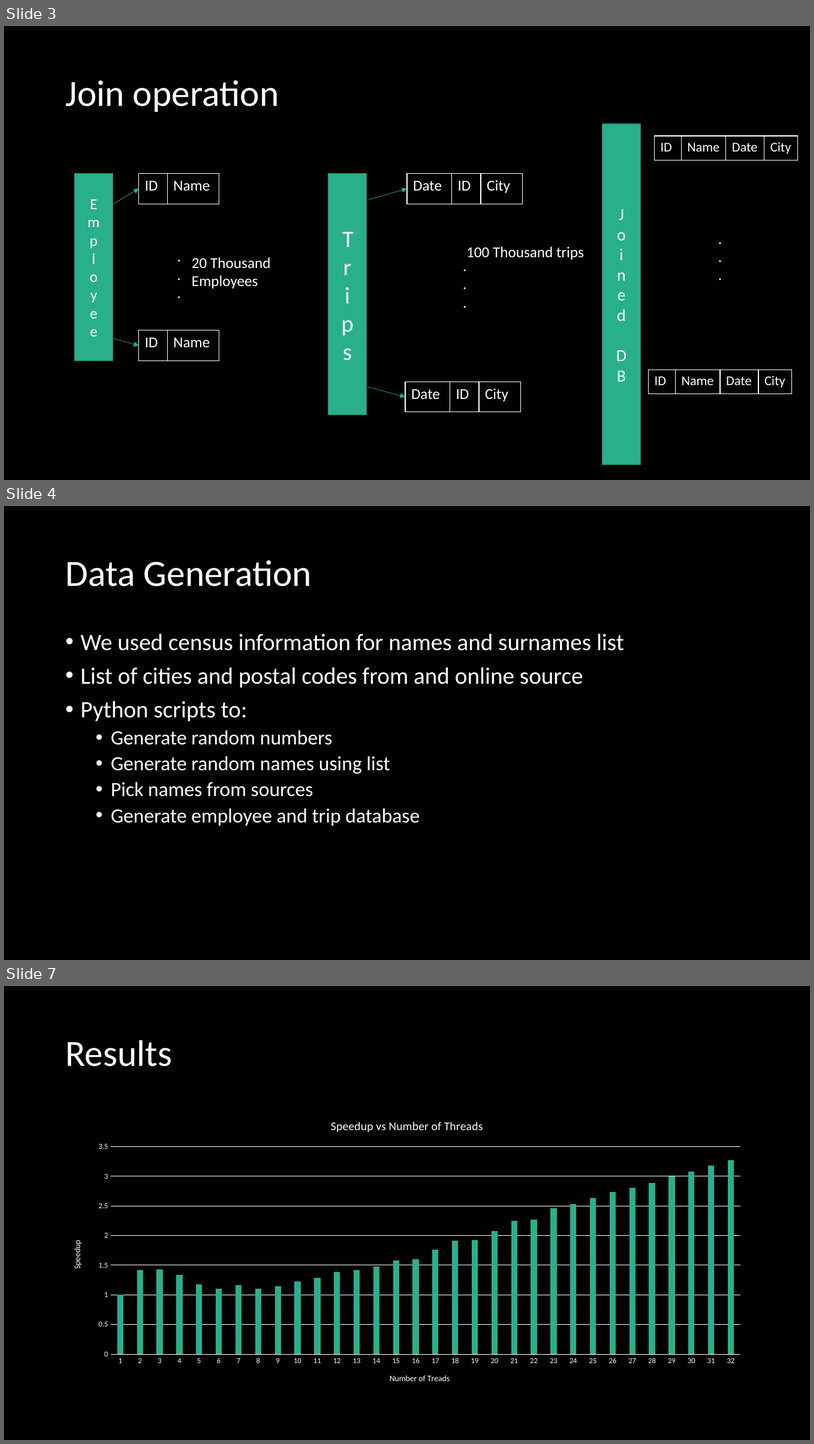
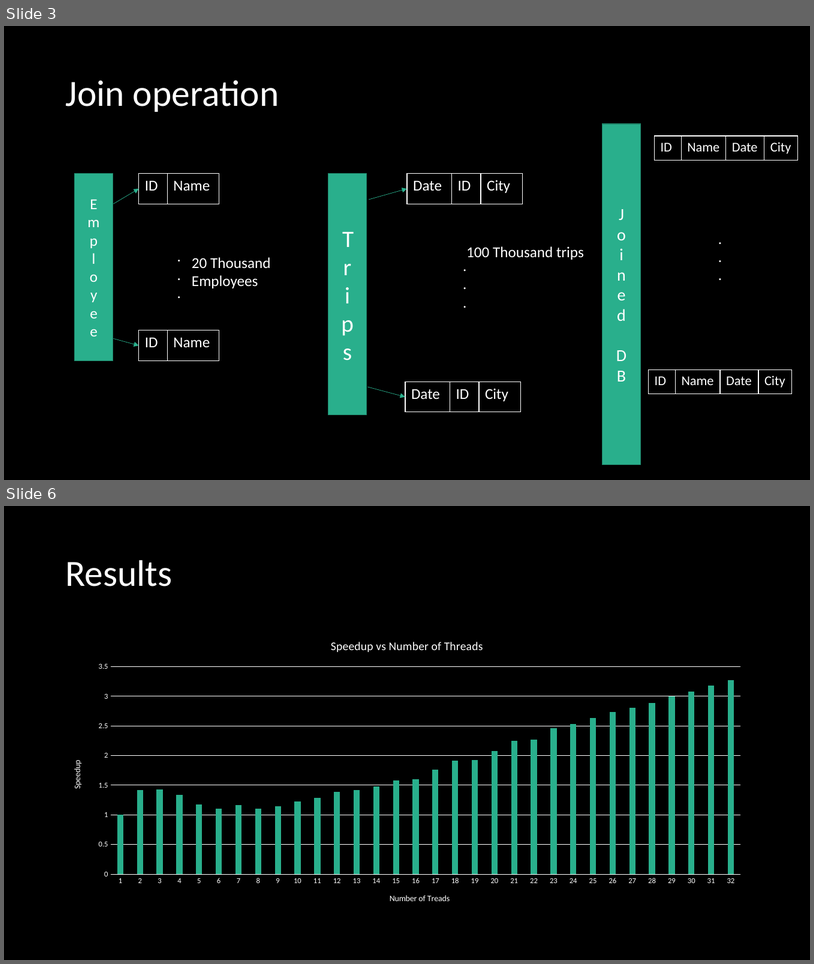
Before and after one commit to Fisherman166/ECE588_Project, a slide deck: Documentation/Database Join.pptx. Shown one above the other, each under a label of ours: slides 3, 4 and 7 before the commit, slides 3 and 6 after it; the slides between them are not shown. The pictures are 814x1444 and 814x964 pixels, drawn with LibreOffice and Linux fonts; fonts in the diff are those of the drawing. Boxes give left, top, right and bottom in pixels: in the first picture for what was removed or moved away, otherwise in the second. Text is boxed around its words. In the diff, an @@ line names an element or a change of style, - is before the commit and + after.

```diff
--- a/Documentation/Database Join.pptx
+++ b/Documentation/Database Join.pptx
@@ slide 4 removed at [4,506,810,960], background #000000 @@
@@ title removed at [65,560,312,586] @@
-Data Generation
@@ text removed at [81,633,624,826] @@
-• We used census information for names and surnames list
-• List of cities and postal codes from and online source
-• Python scripts to:
-  • Generate random numbers
-  • Generate random names using list
-  • Pick names from sources
-  • Generate employee and trip database
@@ what was slide 7 is now slide 6 @@
```
Also in this commit, not shown: 4 slides changed, 1 slide added.
